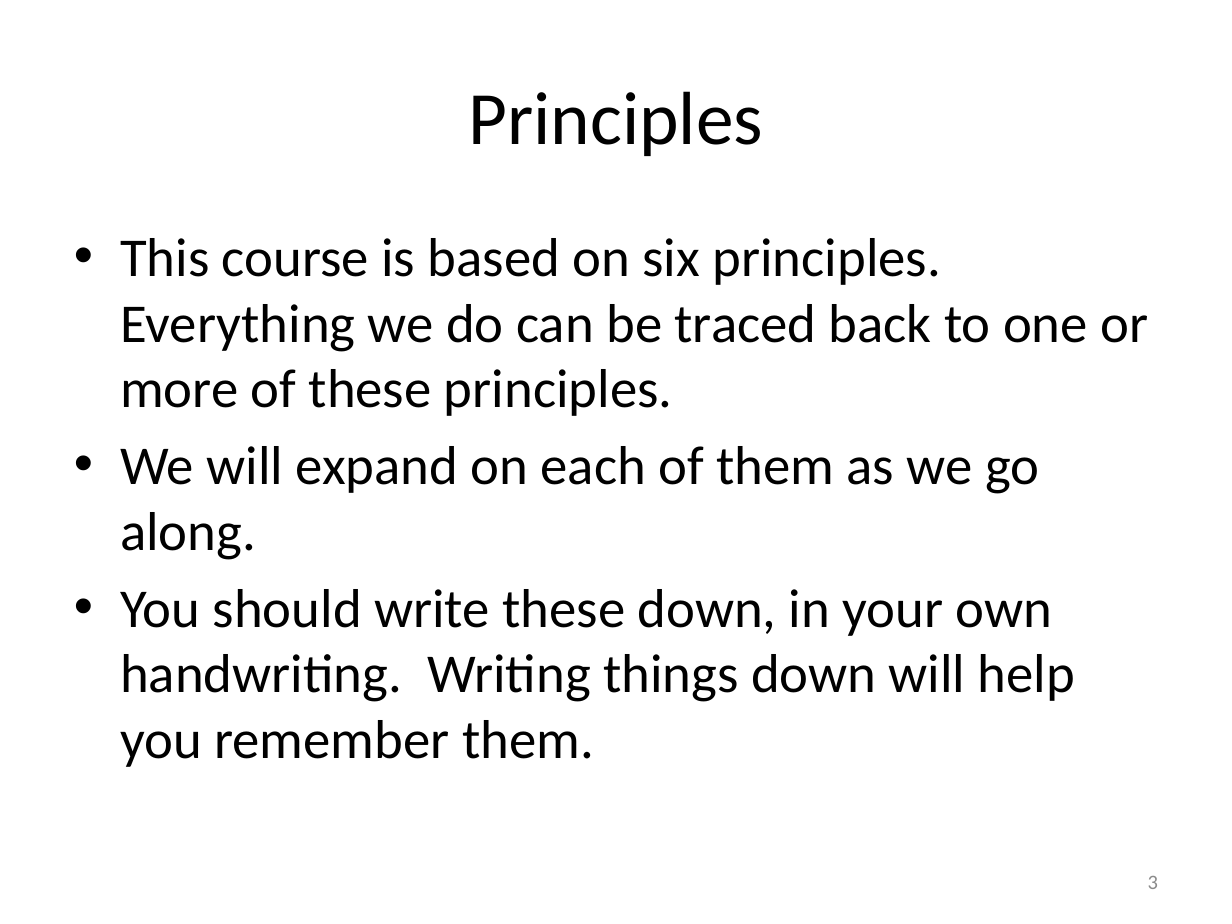
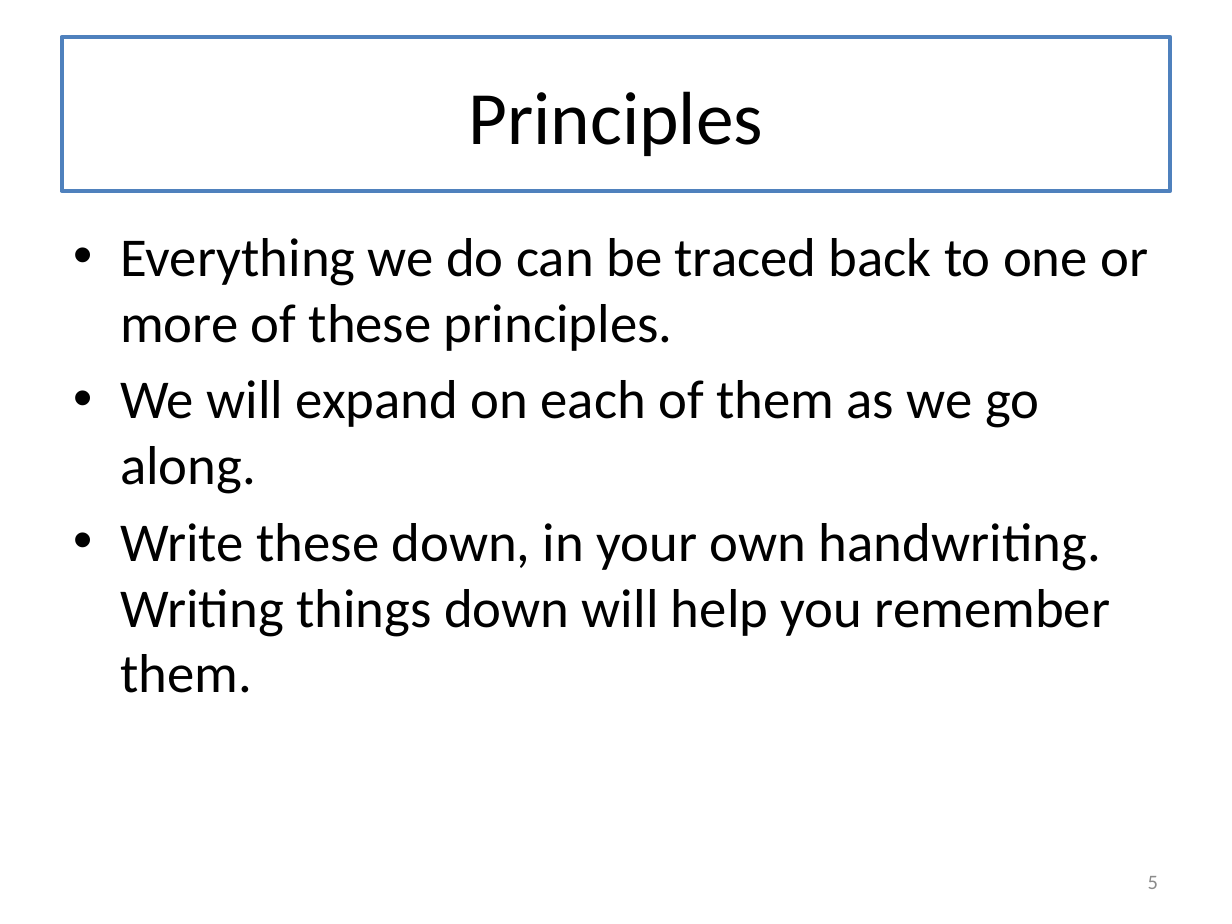
Before and after one commit to mwand/cs5010f16, a slide deck: slide 5 of Slides/Lesson 0.2 Organization of this Course.pptx (slide 3 before the commit). Drawn at 1232x924 pixels with LibreOffice and Linux fonts; fonts in the diff are those of the drawing. Boxes give left, top, right and bottom in pixels: in the first picture for what was removed or moved away, otherwise in the second. Text is boxed around its words. In the diff, an @@ line names an element or a change of style, - is before the commit and + after.

```diff
--- a/Slides/Lesson 0.2 Organization of this Course.pptx
+++ b/Slides/Lesson 0.2 Organization of this Course.pptx
@@ title "Principles": place and size @@
-title "Principles" at bbox=[468, 91, 762, 156]
+title "Principles" at bbox=[62, 37, 1170, 191]
@@ title "Principles" at bbox=[62, 37, 1170, 191]: outline none to #4F81BD 2.25 pt @@
@@ text at bbox=[120, 238, 1148, 351]: text changed @@
-• This course is based on six principles. Everything we do can be traced back to one or more of these principles.
+• Everything we do can be traced back to one or more of these principles.
@@ text at bbox=[120, 523, 1110, 693]: text changed @@
-• You should write these down, in your own handwriting. Writing things down will help you remember them.
+• Write these down, in your own handwriting. Writing things down will help you remember them.
@@ page number at bbox=[1148, 876, 1158, 889]: text changed @@
-3
+5
```
Also in this commit, not shown: 6 other slides changed, 1 slide added, 4 other files.
